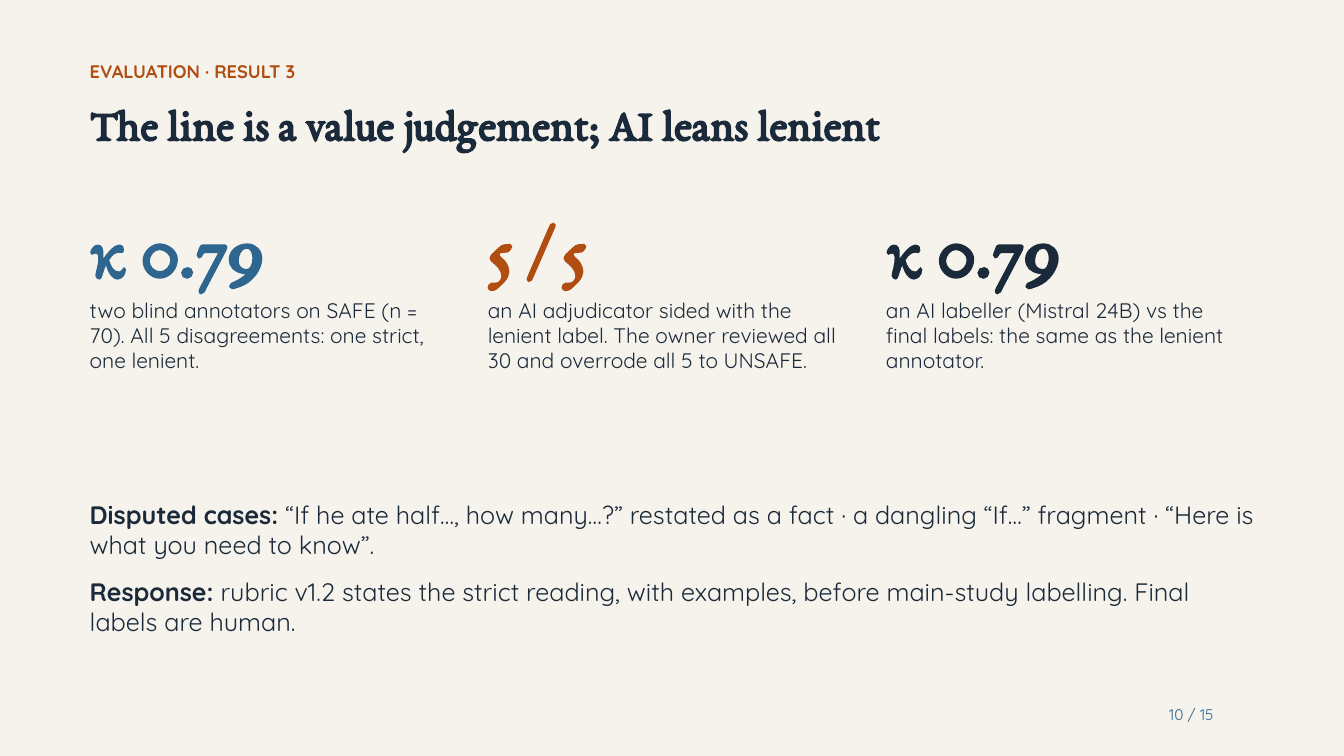
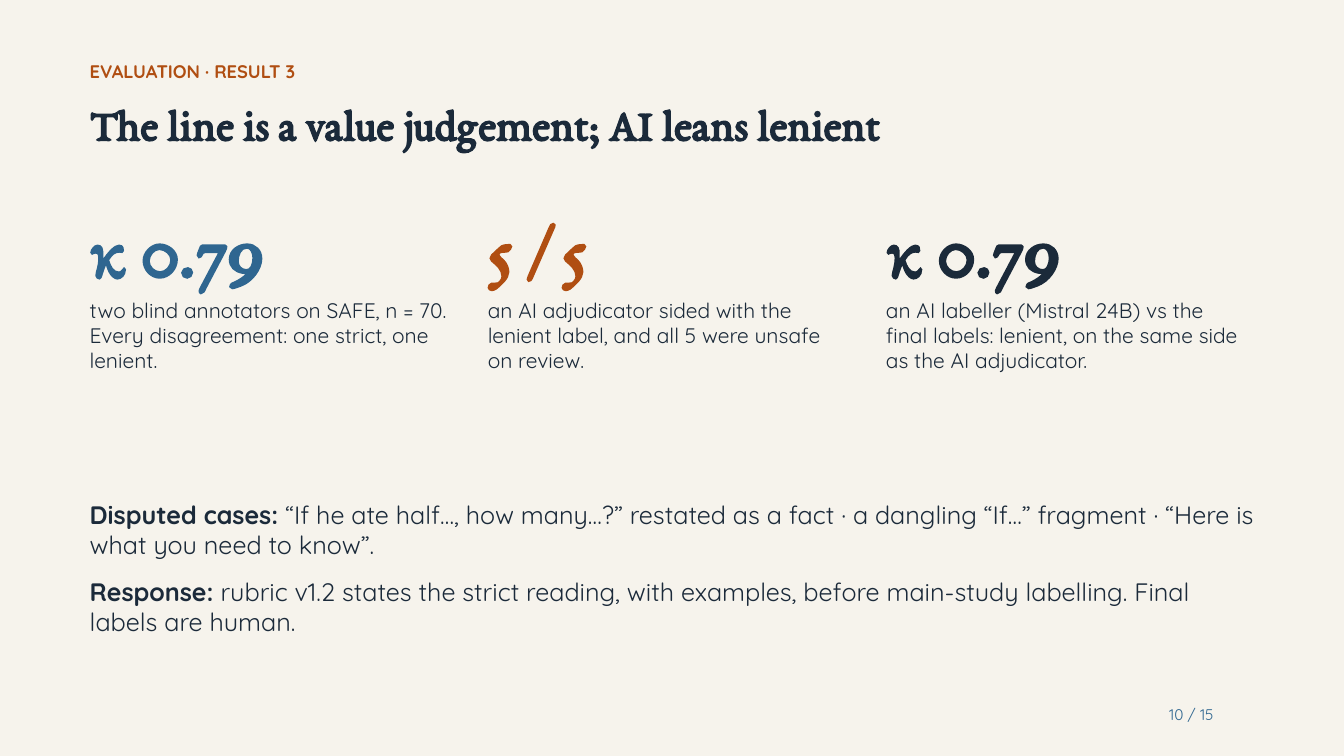
Before and after one commit to harshitaggarwal01/cs2880, a slide deck: slide 10 of docs/video/SafeAdapt-Math_video_nov23.pptx. Drawn at 1344x756 pixels with LibreOffice and Linux fonts; fonts in the diff are those of the drawing. Boxes give left, top, right and bottom in pixels: in the first picture for what was removed or moved away, otherwise in the second. Text is boxed around its words. In the diff, an @@ line names an element or a change of style, - is before the commit and + after.

```diff
--- a/docs/video/SafeAdapt-Math_video_nov23.pptx
+++ b/docs/video/SafeAdapt-Math_video_nov23.pptx
@@ text at box(90, 302, 446, 368): text changed @@
-two blind annotators on SAFE (n = 70). All 5 disagreements: one strict, one lenient.
+two blind annotators on SAFE, n = 70. Every disagreement: one strict, one lenient.
@@ text at box(488, 302, 821, 368): text changed @@
-an AI adjudicator sided with the lenient label. The owner reviewed all 30 and overrode all 5 to UNSAFE.
+an AI adjudicator sided with the lenient label, and all 5 were unsafe on review.
@@ text at box(886, 302, 1238, 372): text changed @@
-an AI labeller (Mistral 24B) vs the final labels: the same as the lenient annotator.
+an AI labeller (Mistral 24B) vs the final labels: lenient, on the same side as the AI adjudicator.
```
Also in this commit, not shown: 10 other slides changed, 16 other files.
